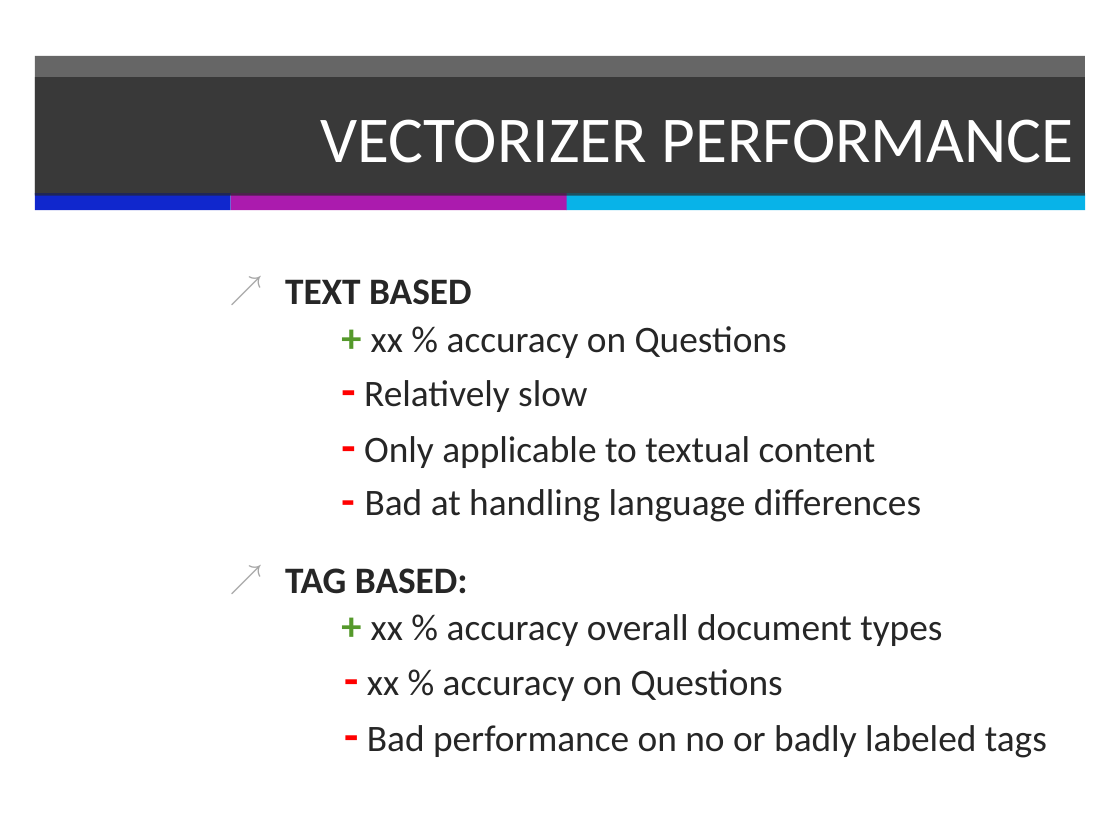
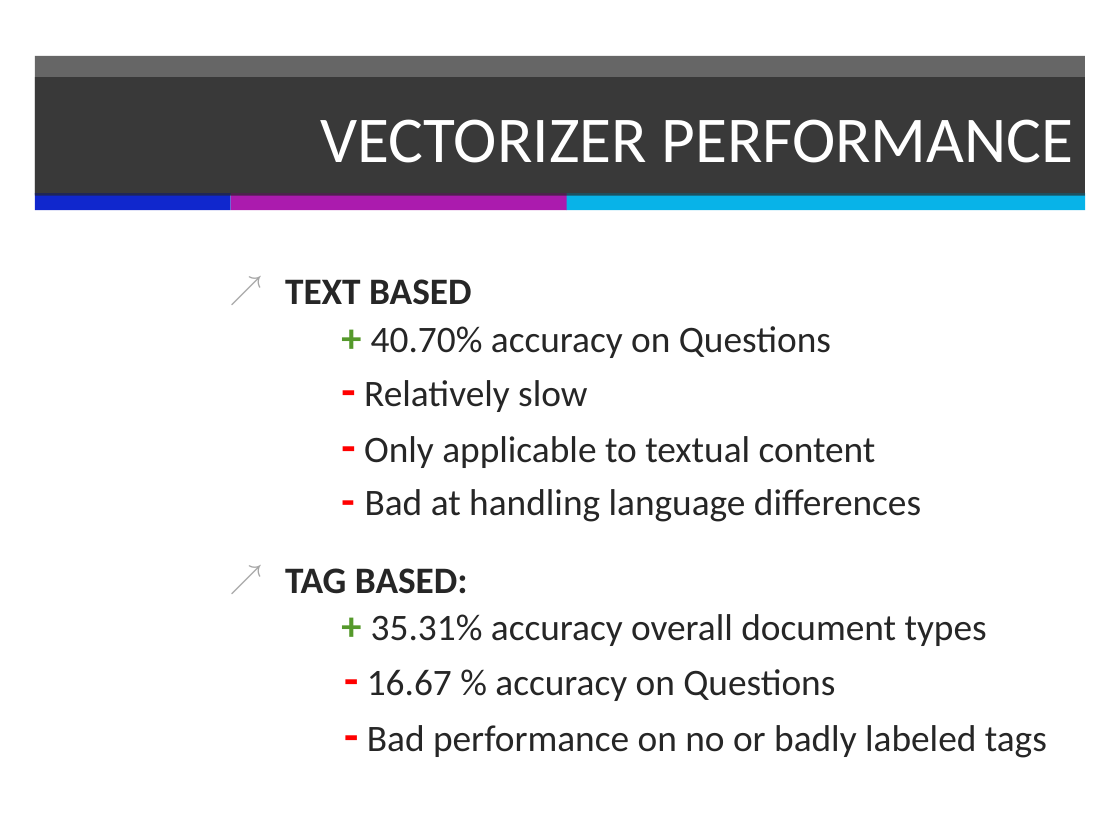
Before and after one commit to PerceptumNL/TweedejaarsProject, a slide deck: slide 12 of doc/finalpresentation.pptx. Drawn at 1120x840 pixels with LibreOffice and Linux fonts; fonts in the diff are those of the drawing. Boxes give left, top, right and bottom in pixels: in the first picture for what was removed or moved away, otherwise in the second. Text is boxed around its words. In the diff, an @@ line names an element or a change of style, - is before the commit and + after.

Commit message:
presentation

```diff
--- a/doc/finalpresentation.pptx
+++ b/doc/finalpresentation.pptx
@@ text at bbox=[285, 279, 1047, 758]: text changed @@
-↗ TEXT BASED
-  + xx % accuracy on Questions
-  - Relatively slow
-  - Only applicable to textual content
-  - Bad at handling language differences
-↗ TAG BASED:
-  + xx % accuracy overall document types
-  - xx % accuracy on Questions
-  - Bad performance on no or badly labeled tags
+↗ TEXT BASED
+  + 40.70% accuracy on Questions
+  - Relatively slow
+  - Only applicable to textual content
+  - Bad at handling language differences
+↗ TAG BASED:
+  + 35.31% accuracy overall document types
+  - 16.67 % accuracy on Questions
+  - Bad performance on no or badly labeled tags
```
Also in this commit, not shown: 6 other slides changed, 1 slide removed, 1 other file.
